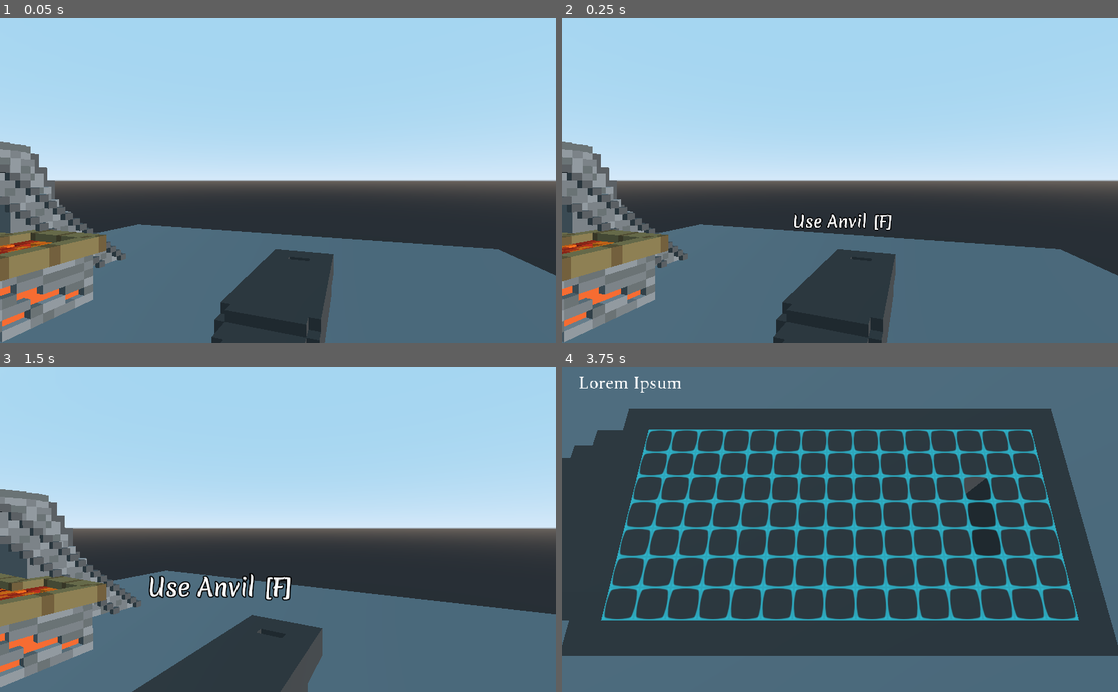
Above: before the commit, frames 1-4 (two rows, left to right).
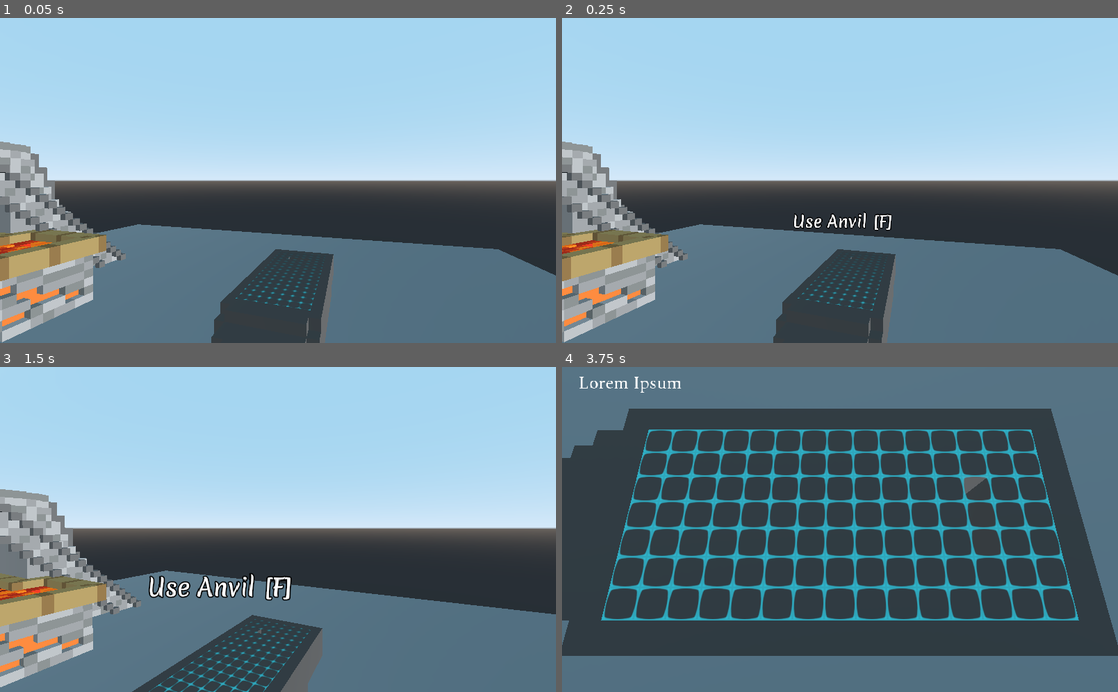
Above: after the commit, the same moments.

Repository: iubaldo/Voxelsmith
Game: Godot game, scene res://Scenes/WorkshopScene.tscn
Same seed, same stepped clock (60 frames per second), same inputs: the game is played once before the commit and once after it.
Inputs (mouse positions are in pixels of both pictures, inside the frame that each line leads up to):
- Up to frame 1 (0.05 s): no input
- Up to frame 2 (0.25 s): no input
- Up to frame 3 (1.5 s): tap Enter at 0.5 s; move the mouse to (305, 529) at 0.52 s; press the mouse at (305, 529) at 0.53 s; hold W (moveForward) from 0.53 s (still down); move the mouse to (250, 529) at 1.27 s; release the mouse at (250, 529) at 1.28 s; tap X (flipGridX) at 1.35 s
- Up to frame 4 (3.75 s): click (812, 529) at 1.55 s; tap Space at 2 s; move the mouse to (851, 523) at 2.02 s; hold Z (flipGridZ) 2.03-2.78 s; click (851, 523) at 2.3 s; move the mouse to (834, 536) at 2.77 s; tap Alt (freeMouse) at 2.85 s; click (834, 536) at 3.05 s; move the mouse to (1006, 578) at 3.52 s; release W (moveForward) at 3.53 s; hold A (moveLeft) from 3.53 s (still down); hold F (interact) from 3.53 s (still down)

The runs differ from the first frame. In frame 1, 7.4% of the frame differs, in the area x 0-60%, y 38-100%; in frame 2, 7.4%; in frame 3, 9.2%, in the area x 0-58%, y 37-100%; in frame 4, 0.1%.

Commit message:
implemented punch action to precise strike

Diff:
--- a/Scenes/WorkshopAnvil.tscn
+++ b/Scenes/WorkshopAnvil.tscn
@@ -63,7 +63,6 @@
 
 [node name="AnvilGrid" parent="." instance=ExtResource( 6 )]
 transform = Transform( -1.70474e-09, 0.039, -4.37114e-08, 0, -1.70474e-09, -1, -0.039, -1.70474e-09, 1.91069e-15, 0.25, 1.901, 0.05 )
-visible = false
 
 [node name="GridOrigin" type="Spatial" parent="."]
 transform = Transform( 1, 0, 0, 0, 1, 0, 0, 0, 1, 0.25, 1.95, 0.05 )
--- a/Scenes/WorkshopScene.tscn
+++ b/Scenes/WorkshopScene.tscn
@@ -19,6 +19,9 @@
 [node name="DirectionalLight" type="DirectionalLight" parent="Environment"]
 transform = Transform( 0.629855, -0.571458, 0.52604, 0.642689, 0.76376, 0.060178, -0.436157, 0.300176, 0.848328, 0, 11.1076, 0 )
 
+[node name="DirectionalLight2" type="DirectionalLight" parent="Environment"]
+transform = Transform( 0.719661, -0.574905, -0.389323, 0.642689, 0.76376, 0.060178, 0.262753, -0.293522, 0.919133, 0, 15.509, 0 )
+
 [node name="DemoFloor" type="StaticBody" parent="Environment"]
 
 [node name="Floor" type="MeshInstance" parent="Environment/DemoFloor"]
--- a/Scripts/Smithing/SmithingGrid.gd
+++ b/Scripts/Smithing/SmithingGrid.gd
@@ -16,14 +16,15 @@
 # later add support for setting max bounds when free smithing
 # note: (0, 0) = (width / 2, height / 2)
 var gridMatrix = []
-var gridWidth: int = 15
-var gridHeight: int = 7
+var gridWidth: int = 29
+var gridHeight: int = 15
 var gridCenter: Vector2 = Vector2(gridWidth / 2, gridHeight / 2)
 var gridBounds: Rect2 = Rect2(0, 0, gridWidth, gridHeight) # grid coords
 
 
 func _physics_process(delta):
-	if !Globals.anvilActive || Globals.selectedVoxel != null && Globals.selectedVoxel.gridPosition == Vector3(gridCenter.x, 0, gridCenter.y):
+	if !Globals.anvilActive || (is_instance_valid(Globals.selectedVoxel) \
+	&& Globals.selectedVoxel.gridPosition == Vector3(gridCenter.x, 0, gridCenter.y)):
 		centerVoxelOutline.visible = false
 	else:
 		centerVoxelOutline.visible = true
--- a/Scripts/WorkshopAnvil.gd
+++ b/Scripts/WorkshopAnvil.gd
@@ -23,6 +23,9 @@
 var patternGrid # the currently active patternGrid, if any
 
 const STEP_SIZE: float = 0.1 # constant for converting to a normalized coordinate system for voxels
+var gridBounds: Rect2 = Rect2(-14 * STEP_SIZE, -28 * STEP_SIZE, 29 * STEP_SIZE, 49 * STEP_SIZE)
+var anvilBounds: Rect2 = Rect2(-7 * STEP_SIZE, 3 * STEP_SIZE, 15 * STEP_SIZE, 6 * STEP_SIZE)
+var pritchelHole: Rect2 = Rect2(5 * STEP_SIZE, -1 * STEP_SIZE, 1 * STEP_SIZE, 3 * STEP_SIZE)
 
 # smithing variables
 
@@ -30,10 +33,10 @@
 var strikePower: int = 0
 var strikePowerIncreaseRate: int = 500
 
-var pritchelHole: Rect2 = Rect2(5, -1, 1, 3)
-var voxelsRemaining: int = 0 # how many unfilled voxels in the pattern (note: a voxel counts as "filled" only if subvoxels also match pattern)
-
-# for use when rotating grid
+# how many unfilled voxels in the pattern remain (note: a voxel only counts as "filled" when it matches the pattern)
+var voxelsRemaining: int = 0
+
+# reference vectors, used when rotating/flipping grid
 var cameraForward: Vector3
 var cameraBack: Vector3
 var cameraLeft: Vector3
@@ -136,17 +139,25 @@
 
 		if power <= 200: 	# precise, context-specific
 			print("action: precise strike")
+
+			# punch
+			if pritchelHole.has_point(Vector2(stepify(target.translation.x + smithingGrid.translation.x - 0.25, 0.1), \
+				stepify(target.translation.z + smithingGrid.translation.z - 0.05, 0.1))):
+				print("action: punch")
+				smithingGrid.destroyVoxel(target.gridPosition)
+				return
+
 			var ahead: bool = smithingGrid.isPositionValid(target.gridPosition + cameraForward)\
 				 && smithingGrid.doesVoxelExist(target.gridPosition + cameraForward)
 			var behind: bool = smithingGrid.isPositionValid(target.gridPosition + cameraBack)\
 				 && smithingGrid.doesVoxelExist(target.gridPosition + cameraBack)
 
-			if ((ahead && !behind) || (!ahead && !behind)): # draw
+			if !behind: # draw
 				print("action: draw")
 				target.draw(cameraForward, cameraUp)
-			elif !ahead && behind: # create
+			elif !ahead: # create
 				smithingGrid.createVoxel(target.gridPosition + cameraForward)
-			elif ahead && behind:
+			elif ahead:
 				print("action: dish")
 				target.dish(cameraUp)
 
